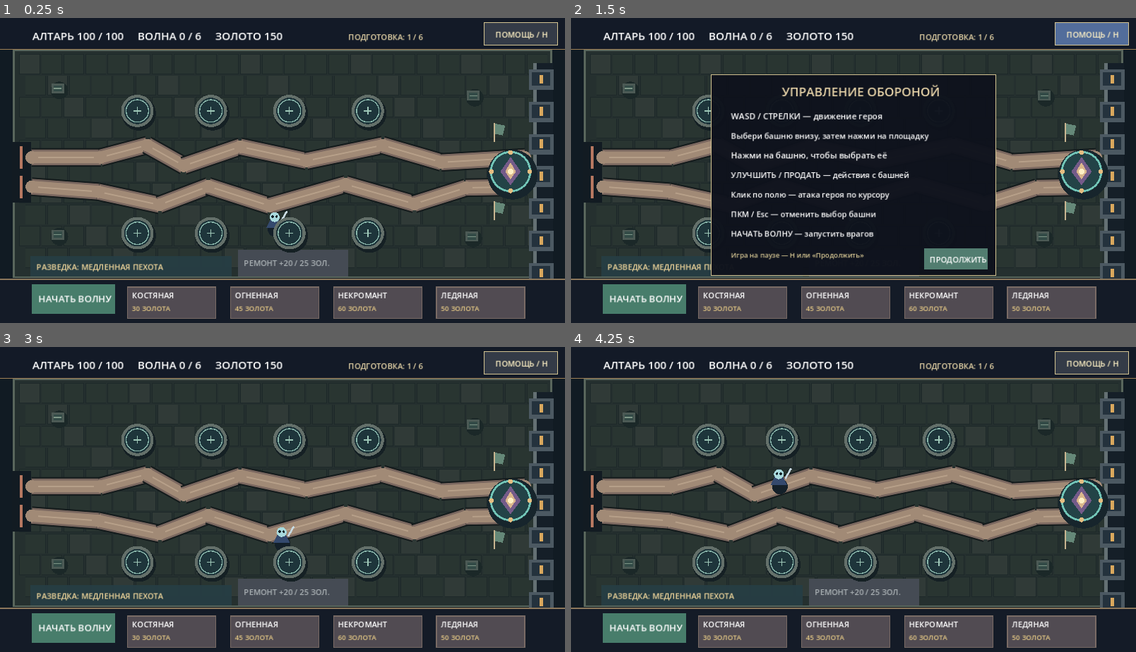
Above: before the commit, frames 1-4 (two rows, left to right).
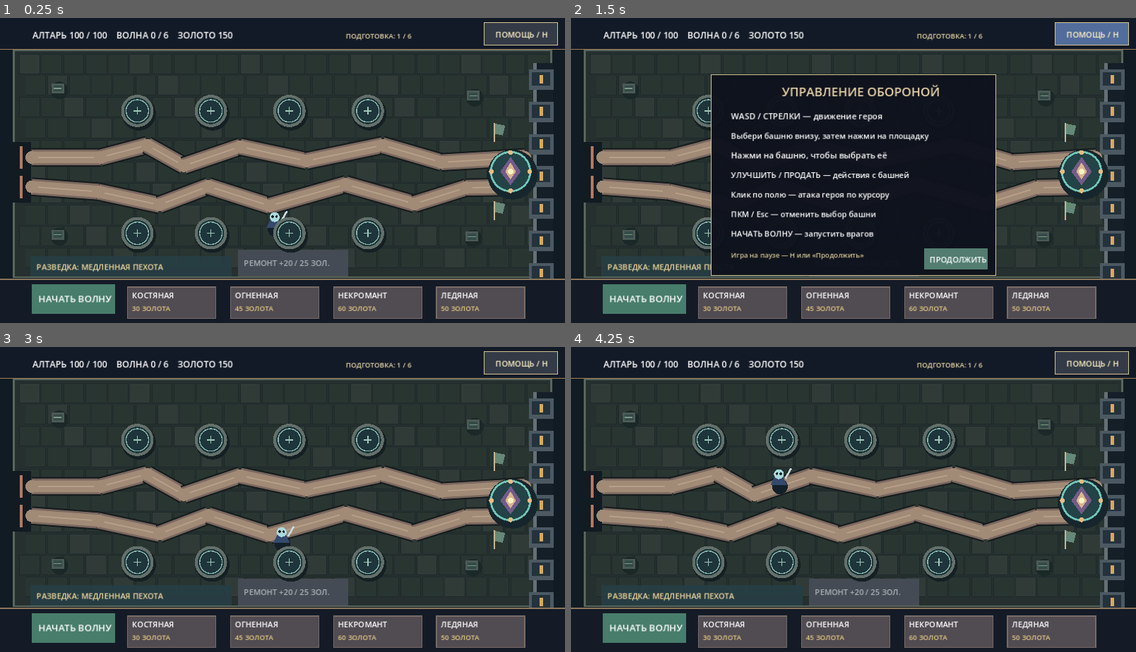
Above: after the commit, the same moments.

Repository: DoctorStrangeSH/Last-Ritual
Game: Godot game, scene res://scenes/topdown_td_prototype.tscn
Same seed, same stepped clock (60 frames per second), same inputs: the game is played once before the commit and once after it. This scene is started directly instead of the project's main scene.
Inputs (mouse positions are in pixels of both pictures, inside the frame that each line leads up to):
- Up to frame 1 (0.25 s): no input
- Up to frame 2 (1.5 s): tap Enter at 0.5 s; move the mouse to (977, 161) at 0.52 s; hold Right (ui_right) 0.53-1.28 s; tap H at 0.6 s; click (977, 161) at 0.67 s; tap Space at 0.77, 1.25 s; move the mouse to (740, 191) at 1.27 s; hold Down (ui_down) from 1.28 s (still down); tap E at 1.35 s; click (740, 191) at 1.42 s
- Up to frame 3 (3 s): tap Space at 1.52, 2.75 s; tap Enter at 2 s; move the mouse to (339, 435) at 2.02 s; release Down (ui_down) at 2.03 s; hold Right (ui_right) 2.03-2.78 s; tap R at 2.1 s; click (339, 435) at 2.17 s; move the mouse to (254, 569) at 2.77 s; hold Up (ui_up) from 2.78 s (still down); tap H at 2.85 s; click (254, 569) at 2.92 s
- Up to frame 4 (4.25 s): tap Space at 3.02, 3.77 s; move the mouse to (1023, 554) at 3.52 s; release Up (ui_up) at 3.53 s; hold Left (ui_left) from 3.53 s (still down); tap E at 3.6 s; click (1023, 554) at 3.67 s

The runs differ from the first frame. In frame 1, 1.0% of the frame differs, in the area x 5-75%, y 4-8%; in frame 2, 1.0%; in frame 3, 1.0%; in frame 4, 1.0%.

Commit message:
fix(td): hover-only tower inspector and bounded compact UI

Diff:
--- a/scripts/topdown_td_prototype.gd
+++ b/scripts/topdown_td_prototype.gd
@@ -787,53 +787,47 @@
     # Keep long Russian labels in their card rather than spilling into neighbours.
     draw_string(ThemeDB.fallback_font, position, value, HORIZONTAL_ALIGNMENT_LEFT, width, font_size, color)
 
-func selected_synergy_lines() -> Array[String]:
-    if selected_slot < 0 or selected_slot >= slots.size():
+func synergy_lines_for_slot(slot_id: int) -> Array[String]:
+    if slot_id < 0 or slot_id >= slots.size():
         return []
-    var kind: String = str(slots[selected_slot]["tower"])
+    var kind: String = str(slots[slot_id]["tower"])
     return TD_TOWER_TOOLTIPS.synergy_lines(
         kind,
-        has_adjacent_tower(selected_slot, "fire"),
-        has_adjacent_tower(selected_slot, "bone"),
-        has_adjacent_tower(selected_slot, "frost")
+        has_adjacent_tower(slot_id, "fire"),
+        has_adjacent_tower(slot_id, "bone"),
+        has_adjacent_tower(slot_id, "frost")
     )
 
-func draw_synergy_tooltip(point: Vector2) -> void:
-    if not tower_tooltips_available() or selected_tower_info().is_empty():
-        return
-    if not Rect2(845, 129, 280, 258).has_point(point):
-        return
-    var lines: Array[String] = selected_synergy_lines()
-    if lines.is_empty():
-        return
-    var panel := Rect2(353, 324, 471, 202)
-    draw_rect(panel, Color("#101d27", 0.98))
-    draw_rect(panel, Color("#d9b978"), false, 2.0)
-    draw_string(ThemeDB.fallback_font, Vector2(370, 354), "СИНЕРГИИ И СОСЕДНИЕ БАШНИ", HORIZONTAL_ALIGNMENT_LEFT, 445, 20, Color("#f1daaa"))
-    for idx in range(lines.size()):
-        draw_string(ThemeDB.fallback_font, Vector2(370, 386 + 35 * idx), lines[idx], HORIZONTAL_ALIGNMENT_LEFT, 441, 15, Color("#a8e3bc") if lines[idx].begins_with("АКТИВНО") else Color("#e2d6c4"))
+func selected_synergy_lines() -> Array[String]:
+    return synergy_lines_for_slot(selected_slot)
+
+func tower_tooltip_panel_rect(point: Vector2) -> Rect2:
+    return Rect2(Vector2(clampf(point.x - 175.0, 14.0, 788.0), clampf(point.y - 198.0, 88.0, 352.0)), Vector2(350, 188))
 
 func draw_tower_tooltip(point: Vector2) -> void:
     var tip: Dictionary = tooltip_at(point)
     if tip.is_empty():
         return
-    var panel := Rect2(370, 320, 430, 205)
+    var panel: Rect2 = tower_tooltip_panel_rect(point)
+    var origin: Vector2 = panel.position + Vector2(14, 0)
     draw_rect(panel, Color("#101c28", 0.98))
-    draw_rect(panel, Color("#e4c78c"), false, 2.0)
-    draw_rect(Rect2(panel.position, Vector2(panel.size.x, 5)), Color("#83c5c3"))
-    draw_string(ThemeDB.fallback_font, Vector2(388, 350), str(tip["title"]), HORIZONTAL_ALIGNMENT_LEFT, -1, 22, Color("#ffe8b4"))
+    draw_rect(panel, Color("#e4c78c"), false, 1.5)
+    draw_rect(Rect2(panel.position, Vector2(panel.size.x, 4)), Color("#83c5c3"))
+    draw_fitted_label(origin + Vector2(0, 27), str(tip["title"]), 18, 321, Color("#ffe8b4"))
     if str(tip["mode"]) == "shop":
-        draw_string(ThemeDB.fallback_font, Vector2(388, 377), str(tip["role"]), HORIZONTAL_ALIGNMENT_LEFT, -1, 16, Color("#98d9da"))
-        draw_string(ThemeDB.fallback_font, Vector2(388, 403), "УРОН: %d     РАДИУС: %d" % [int(tip["damage"]), int(tip["range"])], HORIZONTAL_ALIGNMENT_LEFT, -1, 17, Color.WHITE)
-        draw_string(ThemeDB.fallback_font, Vector2(388, 429), str(tip["effect"]), HORIZONTAL_ALIGNMENT_LEFT, -1, 16, Color("#e0e8ec"))
-        draw_string(ThemeDB.fallback_font, Vector2(388, 457), str(tip["combo"]), HORIZONTAL_ALIGNMENT_LEFT, -1, 15, Color("#9bcfe5"))
+        draw_fitted_label(origin + Vector2(0, 51), str(tip["role"]), 14, 321, Color("#98d9da"))
+        draw_fitted_label(origin + Vector2(0, 75), "УРОН: %d    РАДИУС: %d" % [int(tip["damage"]), int(tip["range"])], 14, 321, Color.WHITE)
+        draw_fitted_label(origin + Vector2(0, 100), str(tip["effect"]), 13, 321, Color("#e0e8ec"))
+        draw_fitted_label(origin + Vector2(0, 127), str(tip["combo"]), 13, 321, Color("#9bcfe5"))
     else:
-        draw_string(ThemeDB.fallback_font, Vector2(388, 379), "УРОН: %d  →  %d" % [int(tip["current_damage"]), int(tip["next_damage"])], HORIZONTAL_ALIGNMENT_LEFT, -1, 20, Color("#bce8ca"))
-        draw_string(ThemeDB.fallback_font, Vector2(388, 407), "РАДИУС: %d   ИНТЕРВАЛ: %.2f с" % [int(tip["range"]), float(tip["attack_interval"])], HORIZONTAL_ALIGNMENT_LEFT, 403, 16, Color("#a8d9df"))
-        draw_string(ThemeDB.fallback_font, Vector2(388, 434), str(tip["extra"]), HORIZONTAL_ALIGNMENT_LEFT, 403, 15, Color("#f3d7a2"))
-        draw_string(ThemeDB.fallback_font, Vector2(388, 461), str(tip["specialization"]), HORIZONTAL_ALIGNMENT_LEFT, 403, 14, Color("#d6dce6"))
-    var cost_label: String = "МАКСИМАЛЬНЫЙ УРОВЕНЬ" if bool(tip.get("maxed", false)) else ("СТОИМОСТЬ: %d ЗОЛОТА" % int(tip["cost"]))
-    draw_string(ThemeDB.fallback_font, Vector2(388, 498), cost_label if bool(tip["available"]) or bool(tip.get("maxed", false)) else cost_label + "  •  НЕДОСТАТОЧНО", HORIZONTAL_ALIGNMENT_LEFT, -1, 16, Color("#e8cd83") if bool(tip["available"]) else Color("#ed9a89"))
+        draw_fitted_label(origin + Vector2(0, 53), "УРОН: %d → %d" % [int(tip["current_damage"]), int(tip["next_damage"])], 16, 321, Color("#bce8ca"))
+        draw_fitted_label(origin + Vector2(0, 80), "РАДИУС: %d    ИНТЕРВАЛ: %.2f с" % [int(tip["range"]), float(tip["attack_interval"])], 13, 321, Color("#a8d9df"))
+        draw_fitted_label(origin + Vector2(0, 106), str(tip["extra"]), 13, 321, Color("#f3d7a2"))
+        draw_fitted_label(origin + Vector2(0, 132), str(tip["specialization"]), 12, 321, Color("#d6dce6"))
+    var cost_label: String = "МАКСИМАЛЬНЫЙ УРОВЕНЬ" if bool(tip.get("maxed", false)) else ("СТОИМОСТЬ: %d ЗОЛ." % int(tip["cost"]))
+    if not bool(tip["available"]) and not bool(tip.get("maxed", false)):
+        cost_label += " • НЕ ХВАТАЕТ"
+    draw_fitted_label(origin + Vector2(0, 169), cost_label, 14, 321, Color("#e8cd83") if bool(tip["available"]) else Color("#ed9a89"))
 
 func _unhandled_input(event: InputEvent) -> void:
     if event is InputEventKey and event.pressed and not event.echo and event.keycode == KEY_F3:
@@ -1172,10 +1166,10 @@
     draw_circle(pos + Vector2(4, -14), 2.5, Color("#142229"))
     draw_line(pos + Vector2(13, -4), pos + Vector2(25, -25), Color("#c6d7df"), 4.0)
 
-func selected_tower_info() -> Dictionary:
-    if selected_slot < 0 or selected_slot >= slots.size():
+func tower_info_for_slot(slot_id: int) -> Dictionary:
+    if slot_id < 0 or slot_id >= slots.size():
         return {}
-    var tower: Dictionary = slots[selected_slot]
+    var tower: Dictionary = slots[slot_id]
     var kind: String = str(tower.get("tower", ""))
     if kind == "":
         return {}
@@ -1189,10 +1183,62 @@
     elif kind == "bone":
         damage += bone_synergy_bonus
     var upgrade_cost: int = 20 * int(tower["level"]) if int(tower["level"]) < 3 else 0
-    var synergy: Dictionary = tower_synergy_preview(selected_slot)
+    var synergy: Dictionary = tower_synergy_preview(slot_id)
     var explanation: Dictionary = TD_TOWER_TOOLTIPS.shop_info(kind)
     var attack_delay: float = 0.45 if str(tower.get("specialization", "")) == "swarm" else 0.8
-    return {"range": int(TOWER_RANGE[kind]), "attack_delay": …(227 unchanged characters)… n", "")), "links": tower_synergy_links(selected_slot).size(), "synergy_flat": int(synergy["f …(81 unchanged characters)…
+    return {"range": int(TOWER_RANGE[kind]), "attack_delay": …(227 unchanged characters)… n", "")), "links": tower_synergy_links(slot_id).size(), "synergy_flat": int(synergy["f …(81 unchanged characters)…
+
+
+func selected_tower_info() -> Dictionary:
+    # Compatibility for selection, upgrades and automated combat tests.
+    return tower_info_for_slot(selected_slot)
+
+func hovered_tower_slot(point: Vector2) -> int:
+    if not tower_tooltips_available():
+        return -1
+    var id: int = slot_at(point)
+    if id < 0 or str(slots[id]["tower"]) == "":
+        return -1
+    return id
+
+func hovered_tower_info(point: Vector2) -> Dictionary:
+    return tower_info_for_slot(hovered_tower_slot(point))
+
+func tower_hover_panel_rect(point: Vector2) -> Rect2:
+    # The card must remain in the viewport and outside the bottom shop row.
+    var x: float = point.x + 42.0
+    if x + 310.0 > 1138.0:
+        x = point.x - 320.0
+    return Rect2(Vector2(clampf(x, 12.0, 830.0), clampf(point.y - 65.0, 125.0, 282.0)), Vector2(310, 240))
+
+func draw_hovered_tower_info(point: Vector2) -> void:
+    var id: int = hovered_tower_slot(point)
+    if id < 0:
+        return
+    var info: Dictionary = tower_info_for_slot(id)
+    var rect: Rect2 = tower_hover_panel_rect(point)
+    var origin: Vector2 = rect.position + Vector2(13, 0)
+    draw_rect(rect, Color("#12232c", 0.98))
+    draw_rect(rect, Color("#cdb481"), false, 1.5)
+    draw_rect(Rect2(rect.position, Vector2(rect.size.x, 3)), Color("#8acbc1"))
+    var title: String = str(TD_TOWER_STATS.DISPLAY_NAMES.get(str(info["kind"]), "БАШНЯ"))
+    draw_fitted_label(origin + Vector2(0, 27), "%s  •  УР. %d" % [title, int(info["level"])], 16, 280, Color("#fff0c6"))
+    draw_fitted_label(origin + Vector2(0, 51), "УРОН %d   •   СВЯЗИ %d" % [int(info["damage"]), int(info["links"])], 14, 280, Color.WHITE)
+    draw_fitted_label(origin + Vector2(0, 74), "РАДИУС %d   •   %.2f с/атака" % [int(info["range"]), float(info["attack_delay"])], 13, 280, Color("#a6d6df"))
+    var path_label: String = "НЕ ВЫБРАН"
+    if str(info["specialization"]) != "":
+        var label_idx: int = 0 if str(info["specialization"]) == "siege" else 1
+        path_label = str(SPECIALIZATION_LABELS[str(info["kind"])][label_idx]).split(":")[0]
+    draw_fitted_label(origin + Vector2(0, 97), "ПУТЬ: " + path_label, 13, 280, Color("#b6e1cd"))
+    var price: String = "МАКСИМУМ" if int(info["upgrade_cost"]) == 0 else "%d ЗОЛ." % int(info["upgrade_cost"])
+    draw_fitted_label(origin + Vector2(0, 120), "УЛУЧШЕНИЕ: " + price, 13, 280, Color("#e7cf98"))
+    draw_fitted_label(origin + Vector2(0, 143), str(info["effect"]), 12, 280, Color("#dce6e3"))
+    var bonus: String = "БОНУС: +%d / +%d ПО ГОРЯЩИМ" % [int(info["synergy_flat"]), int(info["synergy_burning"])]
+    draw_fitted_label(origin + Vector2(0, 165), bonus, 12, 280, Color("#e5c987"))
+    var lines: Array[String] = synergy_lines_for_slot(id)
+    for index in range(mini(lines.size(), 3)):
+        var active: bool = lines[index].begins_with("АКТИВНО")
+        draw_fitted_label(origin + Vector2(0, 186 + 21 * index), lines[index], 12, 280, Color("#a5dfc1") if active else Color("#c4d0d7"))
 
 func performance_snapshot() -> Dictionary:
     return {
@@ -1221,34 +1267,13 @@
         draw_string(ThemeDB.fallback_font, Vector2(485, 301), "ПОБЕДА" if defense_state == "won" else "АЛТАРЬ ПАЛ", HORIZONTAL_ALIGNMENT_LEFT, -1, 28, Color.WHITE)
         draw_rect(RESTART_BUTTON, Color("#8ca9bc"))
         draw_string(ThemeDB.fallback_font, Vector2(480, 386), "НАЧАТЬ ЗАНОВО", HORIZONTAL_ALIGNMENT_LEFT, -1, 20, Color.WHITE)
-    draw_string(ThemeDB.fallback_font, Vector2(66, 45), "АЛТАРЬ %d / 100     ВОЛНА %d / %d     ЗОЛОТО %d" % [altar_hp, wave_number, SIEGE_WAVES, coins], HORIZONTAL_ALIGNMENT_LEFT, -1, 22, Color.WHITE)
-    draw_string(ThemeDB.fallback_font, Vector2(710, 45), siege_progress_label(), HORIZONTAL_ALIGNMENT_LEFT, -1, 16, Color("#e8d6a8"))
+    draw_string(ThemeDB.fallback_font, Vector2(66, 42), "АЛТАРЬ %d / 100    ВОЛНА %d / %d    ЗОЛОТО %d" % [altar_hp, wave_number, SIEGE_WAVES, coins], HORIZONTAL_ALIGNMENT_LEFT, 620, 18, Color.WHITE)
+    draw_string(ThemeDB.fallback_font, Vector2(705, 42), siege_progress_label(), HORIZONTAL_ALIGNMENT_LEFT, 265, 14, Color("#e8d6a8"))
     if selected_slot >= 0 and selected_slot < slots.size() and slots[selected_slot]["tower"] != "":
         draw_rect(TARGET_BUTTON, Color("#385a63"))
         draw_rect(TARGET_BUTTON, Color("#e5c985"), false, 2.0)
         var priority: String = str(slots[selected_slot].get("target_priority", "nearest"))
         draw_string(ThemeDB.fallback_font, TARGET_BUTTON.position + Vector2(9, 29), "ЦЕЛЬ: " + str(TARGET_LABELS[priority]), HORIZONTAL_ALIGNMENT_LEFT, -1, 17, Color("#fff1c9"))
-    var info: Dictionary = selected_tower_info()
-    if not info.is_empty():
-        var tower_title: String = str(TD_TOWER_STATS.DISPLAY_NAMES.get(str(info["kind"]), "БАШНЯ"))
-        var specialization_label: String = "НЕ ВЫБРАНА"
-        if str(info["specialization"]) != "":
-            var label_index: int = 0 if info["specialization"] == "siege" else 1
-            specialization_label = str(SPECIALIZATION_LABELS[str(info["kind"])][label_index]).split(":")[0]
-        draw_rect(Rect2(845, 129, 280, 258), Color("#17272e", 0.96))
-        draw_rect(Rect2(845, 129, 280, 258), Color("#a4b9a7"), false, 2.0)
-        draw_string(ThemeDB.fallback_font, Vector2(858, 151), "%s / УР. %d" % [tower_title, int(info["level"])], HORIZONTAL_ALIGNMENT_LEFT, 255, 17, Color("#fff0c6"))
-        draw_string(ThemeDB.fallback_font, Vector2(858, 176), "УРОН: %d   СВЯЗИ: %d" % [int(info["damage"]), int(info["links"])], HORIZONTAL_ALIGNMENT_LEFT, 255, 16, Color.WHITE)
-        draw_string(ThemeDB.fallback_font, Vector2(858, 199), "РАДИУС: %d   АТАКА: %.2f С" % [int(info["range"]), float(info["attack_delay"])], HORIZONTAL_ALIGNMENT_LEFT, 255, 15, Color("#b3dce0"))
-        draw_string(ThemeDB.fallback_font, Vector2(858, 222), "ПУТЬ: %s" % specialization_label, HORIZONTAL_ALIGNMENT_LEFT, 255, 14, Color("#b9e4d6"))
-        draw_string(ThemeDB.fallback_font, Vector2(858, 246), "УЛУЧШ.: %s" % ("МАКС." if int(info["upgrade_cost"]) == 0 else "%d ЗОЛ." % int(info["upgrade_cost"])), HORIZONTAL_ALIGNMENT_LEFT, 255, 14, Color("#e7cf98"))
-        draw_string(ThemeDB.fallback_font, Vector2(858, 272), str(info["effect"]), HORIZONTAL_ALIGNMENT_LEFT, 255, 13, Color("#e2e5e0"))
-        var frost_status: String = frost_synergy_status(selected_slot)
-        if int(info["synergy_flat"]) > 0 or int(info["synergy_burning"]) > 0:
-            draw_string(ThemeDB.fallback_font, Vector2(858, 301), "БОНУС: +%d / +%d ГОРЯЩ." % [int(info["synergy_flat"]), int(info["synergy_burning"])], HORIZONTAL_ALIGNMENT_LEFT, 255, 13, Color("#e4c990"))
-        if frost_status != "":
-            draw_string(ThemeDB.fallback_font, Vector2(858, 325), frost_status, HORIZONTAL_ALIGNMENT_LEFT, 255, 13, Color("#a4e9ff"))
-        draw_string(ThemeDB.fallback_font, Vector2(858, 368), "НАВЕДИ НА «УЛУЧШИТЬ»" , HORIZONTAL_ALIGNMENT_LEFT, 255, 13, Color("#c8c3a8"))
     var repair_ready: bool = defense_state == "playing" and enemies.is_empty() and wave_number < SIEGE_WAVES and altar_hp > 0 and altar_hp < 100 and coins >= REPAIR_COST
     var can_move: bool = selected_slot >= 0 and selected_slot < slots.size() and slots[selected_slot]["tower"] != "" and defense_state == "playing" and enemies.is_empty() and wave_number < SIEGE_WAVES
     if can_move:
@@ -1371,8 +1396,9 @@
         draw_rect(HELP_CLOSE_BUTTON, Color("#527d70"))
         draw_string(ThemeDB.fallback_font, HELP_CLOSE_BUTTON.position + Vector2(11.0, 29.0), "ПРОДОЛЖИТЬ", HORIZONTAL_ALIGNMENT_LEFT, -1, 16, Color.WHITE)
     if not help_visible:
-        draw_tower_tooltip(get_global_mouse_position())
-        draw_synergy_tooltip(get_global_mouse_position())
+        var pointer: Vector2 = get_global_mouse_position()
+        draw_tower_tooltip(pointer)
+        draw_hovered_tower_info(pointer)
     if can_choose_interwave_event():
         draw_rect(Rect2(184, 205, 785, 186), Color("#1d3038", 0.97))
         draw_rect(Rect2(184, 205, 785, 186), Color("#d7ba80"), false, 2.0)
